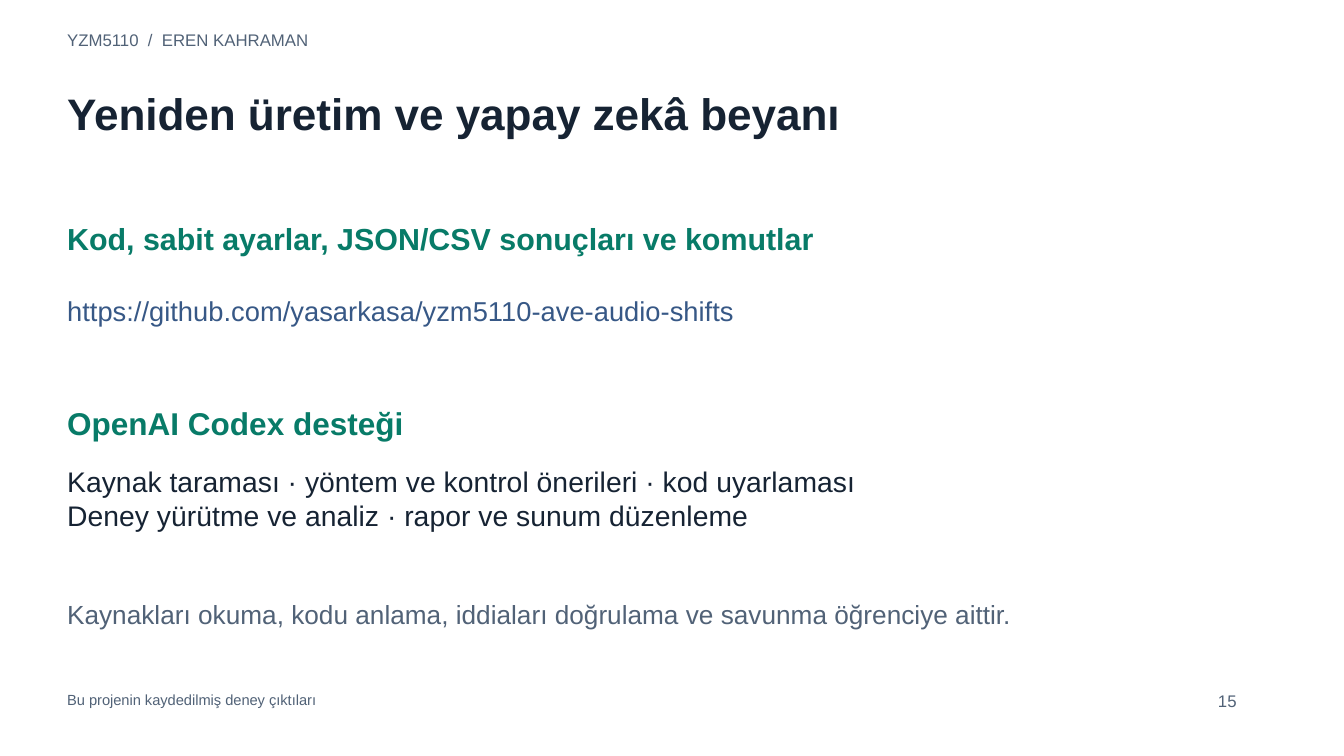
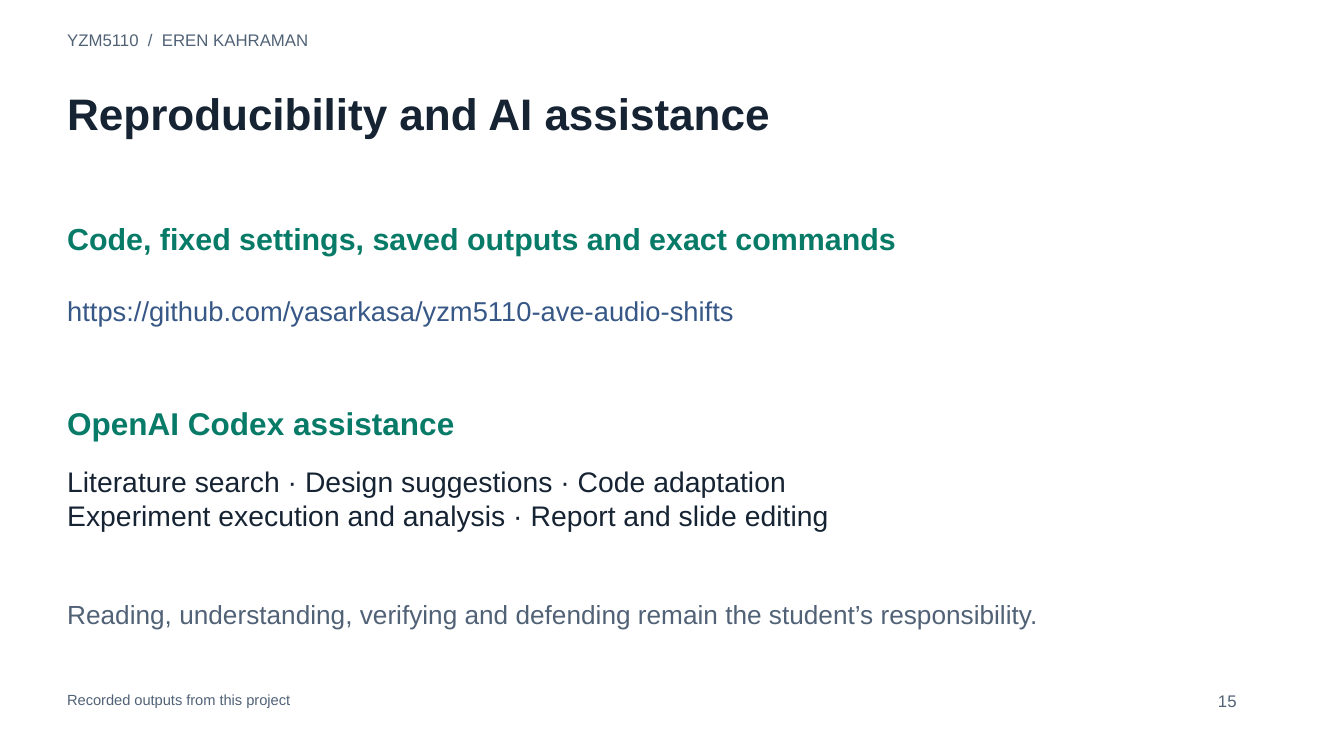
Before and after one commit to yasarkasa/yzm5110-ave-audio-shifts, a slide deck: slide 15 of output/slides/Kahraman_YZM5110_Presentation.pptx. Drawn at 1344x756 pixels with LibreOffice and Linux fonts; fonts in the diff are those of the drawing. Boxes give left, top, right and bottom in pixels: in the first picture for what was removed or moved away, otherwise in the second. Text is boxed around its words. In the diff, an @@ line names an element or a change of style, - is before the commit and + after.

Commit message:
Prepare English report, slides and submission documentation

```diff
--- a/output/slides/Kahraman_YZM5110_Presentation.pptx
+++ b/output/slides/Kahraman_YZM5110_Presentation.pptx
@@ text at box(67, 98, 770, 138): text changed @@
-Yeniden üretim ve yapay zekâ beyanı
+Reproducibility and AI assistance
@@ text at box(67, 228, 895, 256): text changed @@
-Kod, sabit ayarlar, JSON/CSV sonuçları ve komutlar
+Code, fixed settings, saved outputs and exact commands
@@ text at box(67, 412, 454, 441): text changed @@
-OpenAI Codex desteği
+OpenAI Codex assistance
@@ text at box(67, 471, 828, 532): text changed @@
-Kaynak taraması · yöntem ve kontrol önerileri · kod uyarlaması
-Deney yürütme ve analiz · rapor ve sunum düzenleme
+Literature search · Design suggestions · Code adaptation
+Experiment execution and analysis · Report and slide editing
@@ text at box(67, 605, 1038, 630): text changed @@
-Kaynakları okuma, kodu anlama, iddiaları doğrulama ve savunma öğrenciye aittir.
+Reading, understanding, verifying and defending remain the student’s responsibility.
@@ text at box(67, 694, 290, 708): text changed @@
-Bu projenin kaydedilmiş deney çıktıları
+Recorded outputs from this project
```
Also in this commit, not shown: 14 other slides changed, 12 other files.
